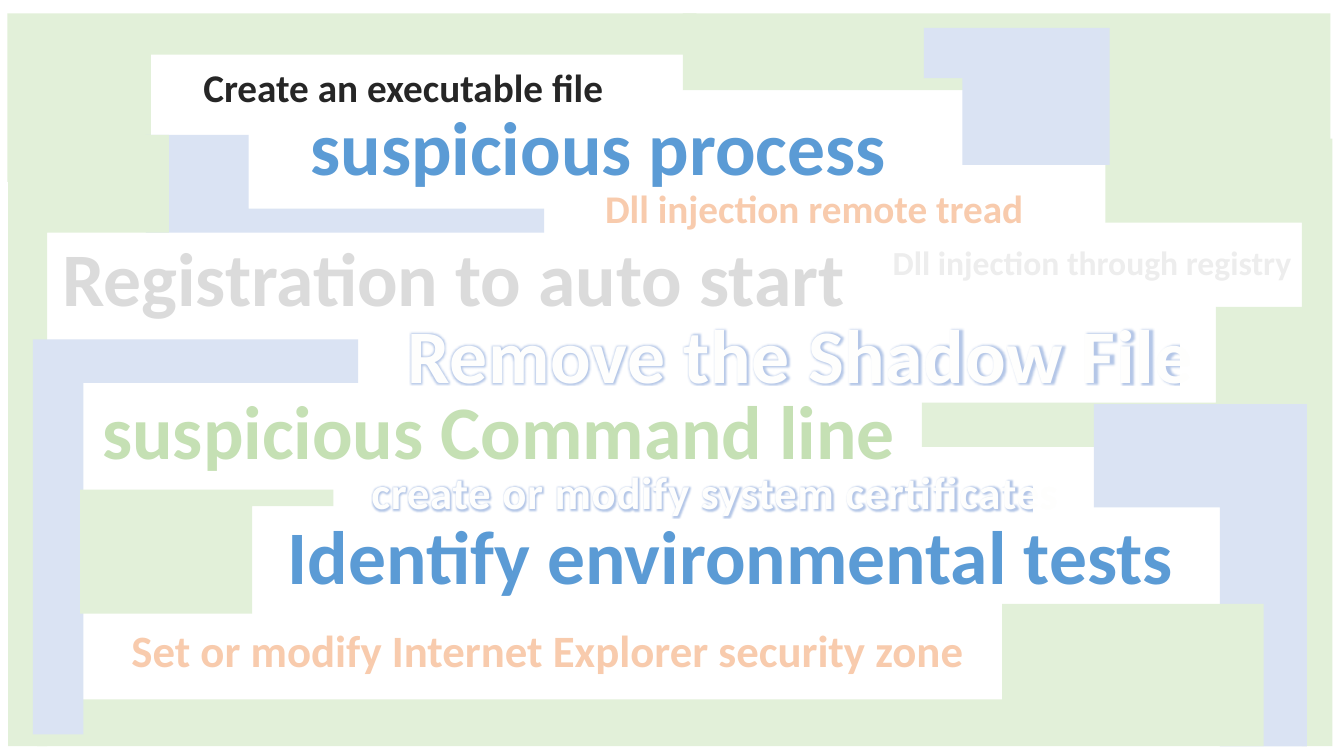
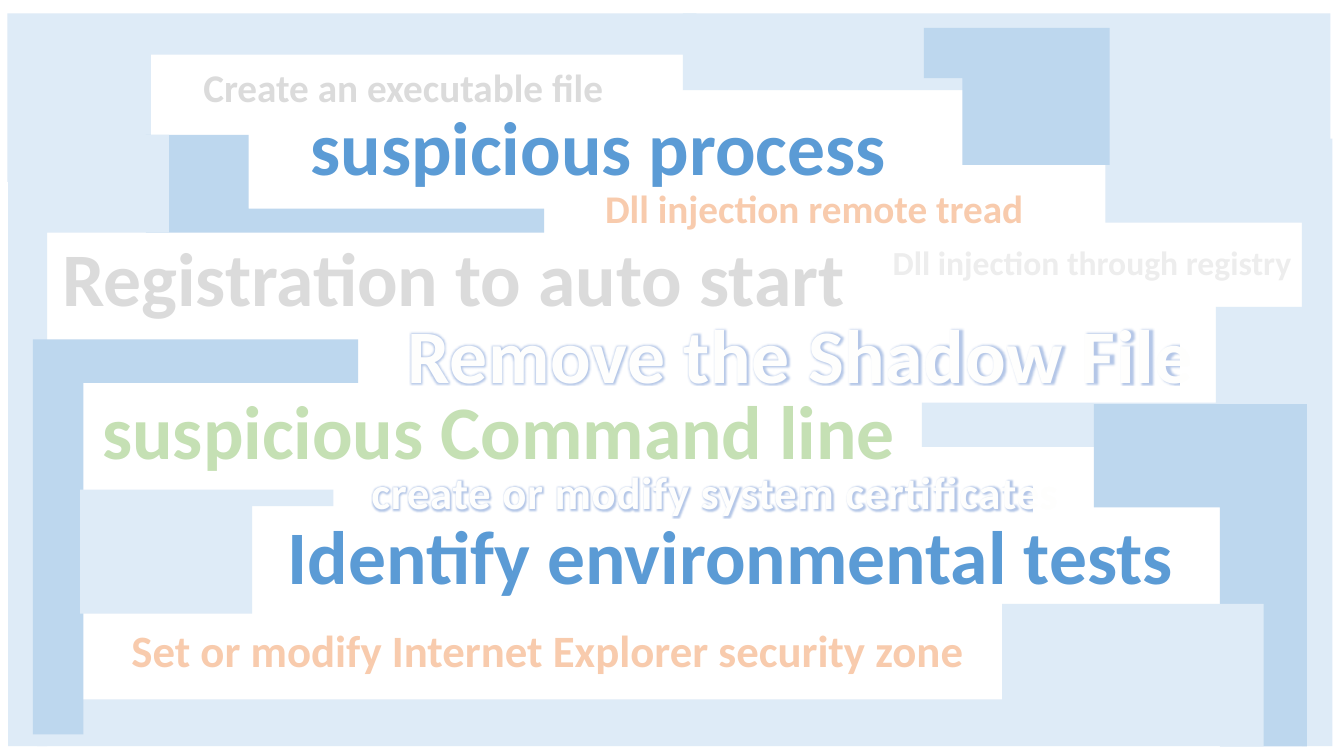
Before and after one commit to ychielt/project_CE, a slide deck: slide 6 of presentation.pptx (slide 7 before the commit). Drawn at 1344x756 pixels with LibreOffice and Linux fonts; fonts in the diff are those of the drawing. Boxes give left, top, right and bottom in pixels: in the first picture for what was removed or moved away, otherwise in the second. Text is boxed around its words. In the diff, an @@ line names an element or a change of style, - is before the commit and + after.

```diff
--- a/presentation.pptx
+++ b/presentation.pptx
@@ text "Create an executable file" at [203,65,603,113]: text colour #262626 to pattern #A5A5A5 on #DBDBDB, letter outline #FFFFFF 1.06 pt to #525252 1 pt @@
@@ fill #DAE3F3 to #BDD7EE in 4 elements at [146,135,544,233], [925,28,1110,165], [1094,404,1307,746], [33,339,358,735] @@
@@ fill #E2F0D9 to #DEEBF7 in 7 elements at [684,13,1331,222], [7,13,696,181], [1207,139,1332,747], [923,307,1331,447], [80,490,333,614], [7,135,168,746], [37,604,1264,746] @@
```
Also in this commit, not shown: 3 slides added, 1 slide removed, 2 other files.
